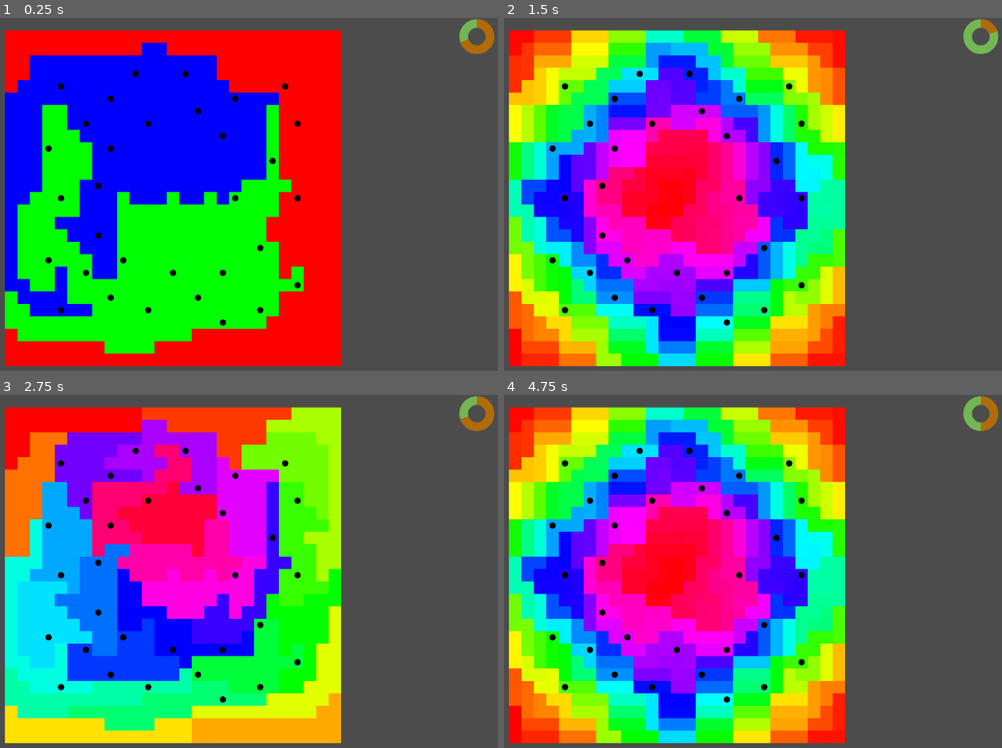
Above: before the commit, frames 1-4 (two rows, left to right).
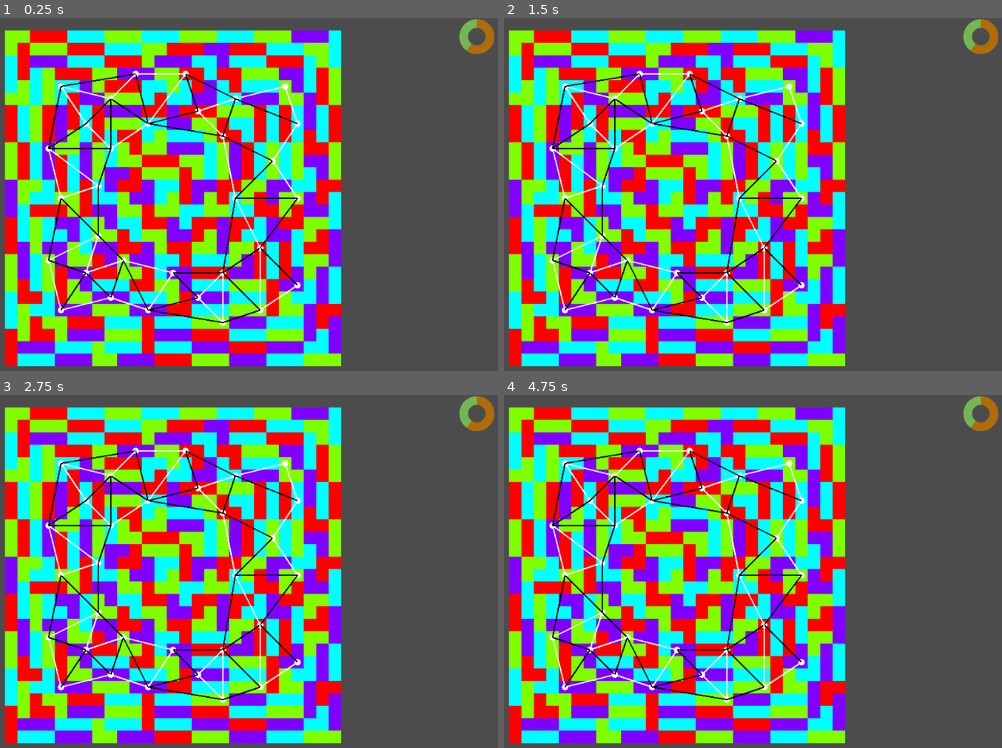
Above: after the commit, the same moments.

Repository: Pe3Hu/pononga
Game: Godot game, scene res://scenes/Game.tscn
Two runs of this game, one before a commit and one after it. Both use one fixed random seed, a clock stepped at 60 frames per second and the inputs below.
Inputs (mouse positions are in pixels of both pictures, inside the frame that each line leads up to):
- Up to frame 1 (0.25 s): no input
- Up to frame 2 (1.5 s): move the mouse to (822, 187) at 0.52 s; click (822, 187) at 0.67 s; move the mouse to (553, 222) at 1.27 s; click (553, 222) at 1.42 s
- Up to frame 3 (2.75 s): tap Enter at 2 s; move the mouse to (244, 500) at 2.02 s; click (244, 500) at 2.17 s
- Up to frame 4 (4.75 s): tap Space at 2.75 s; move the mouse to (653, 656) at 2.77 s; click (653, 656) at 2.92 s; move the mouse to (872, 638) at 3.52 s; click (872, 638) at 3.67 s; move the mouse to (outside the picture) at 4.27 s; click (outside the picture) at 4.42 s

The runs differ from the first frame. In frame 1, 59% of the frame differs, in the area x 0-95%, y 3-99%; in frame 2, 63%, in the area x 0-100%, y 3-99%; in frame 3, 63%; in frame 4, 63%.

Commit message:
version 0.011
1. village neighbors added
2. Road, Cultivator, Sect class, Arena added
3. village interior flag added

Diff:
--- a/project.godot
+++ b/project.godot
@@ -17,7 +17,8 @@
 [autoload]
 
 Global="*res://scripts/Global.gd"
-Classes="*res://scripts/Classes.gd"
+Classes_Map="*res://scripts/Classes_Map.gd"
+Classes_Arena="*res://scripts/Classes_Arena.gd"
 
 [physics]
 
--- a/scenes/Game.tscn
+++ b/scenes/Game.tscn
@@ -1,15 +1,15 @@
-[gd_scene load_steps=4 format=2]
+[gd_scene load_steps=5 format=2]
 
 [ext_resource path="res://assets/bars/ring.png" type="Texture" id=1]
 [ext_resource path="res://scripts/Game.gd" type="Script" id=2]
 [ext_resource path="res://scripts/MapDraw.gd" type="Script" id=3]
+[ext_resource path="res://scripts/ArenaDraw.gd" type="Script" id=4]
 
 [node name="Game" type="Node"]
 script = ExtResource( 2 )
 
 [node name="Timer" type="Timer" parent="."]
 wait_time = 0.05
-autostart = true
 
 [node name="TimeBar" type="TextureProgress" parent="."]
 margin_left = 960.0
@@ -28,4 +28,7 @@
 [node name="Map" type="Node2D" parent="."]
 script = ExtResource( 3 )
 
+[node name="Arena" type="Node2D" parent="."]
+script = ExtResource( 4 )
+
 [connection signal="timeout" from="Timer" to="." method="_on_Timer_timeout"]
--- /dev/null
+++ b/scripts/ArenaDraw.gd
@@ -0,0 +1,12 @@
+extends Node2D
+
+
+func _draw():
+	#for vicinitys in Global.obj.map.arr.vicinity:
+	#	for vicinity in vicinitys:
+	#		if vicinity.flag.visiable:
+	#			draw_polygon(vicinity.arr.point, PoolColorArray([vicinity.color.background]))
+	pass
+
+func _process(delta):
+	update()
--- /dev/null
+++ b/scripts/Classes_Arena.gd
@@ -0,0 +1,114 @@
+extends Node
+
+
+class Cultivator:
+	var num = {}
+
+	func _init(input_):
+		num.index = Global.num.primary_key.cultivator
+		Global.num.primary_key.cultivator += 1
+		num.stage = {}
+		num.stage.current = 0
+		num.stage.elevation = 0
+		num.stage.span = 0
+		num.stage.floor = 0
+		num.enlightenment = {}
+		num.enlightenment.current = 0
+		jump_stages(input_.stage)
+		num.damage = {}
+		num.damage.current = 10
+		num.reload = {}
+		num.reload.current = 12
+		num.health = {}
+		num.health.max = 100
+		num.health.current = num.health.max
+		num.defense = {}
+		num.defense.current = 20
+		num.defense.factor = 0
+		num.recovery = {}
+		num.recovery.health = 1
+
+	func jump_stages(value_):
+		for _i in value_:
+			next_stage()
+
+	func next_stage():
+		num.stage.current += 1
+		unpdate_enlightenment()
+		next_elevation()
+
+	func next_elevation():
+		num.stage.elevation += 1
+
+		if num.stage.elevation == Global.arr.elevation.size():
+			num.stage.span += 1
+			num.stage.elevation = 0
+
+			if num.stage.span == Global.num.span.bottleneck:
+				check_bottleneck()
+
+	func check_bottleneck():
+		var success = true
+
+		#check
+
+		if success:
+			num.stage.span = 0
+			num.stage.floor += 1
+		else:
+			num.stage.span -= 1
+			num.stage.current -= 1
+			num.stage.elevation = Global.arr.elevation.size()
+			unpdate_enlightenment()
+
+	func unpdate_enlightenment():
+		num.enlightenment.max = pow((num.stage.current+2),2)
+
+	func get_enlightenment(value_):
+		num.enlightenment.current += value_
+
+		while num.enlightenment.current >= num.enlightenment.max:
+			num.enlightenment.current -= num.enlightenment.max
+			next_stage()
+
+	func calc_defense_factor():
+		if num.defense.current > 0:
+			num.defense.factor = 100/(100+num.defense.current)
+		else:
+			num.defense.factor = -(2 - 100/(100+num.defense.current))
+
+class Sect:
+	var num = {}
+	var arr = {}
+	var flag = {}
+	var obj = {}
+
+	func _init(input_):
+		num.index = Global.num.primary_key.cultivator
+		Global.num.primary_key.cultivator += 1
+		arr.cultivator = []
+
+		init_cultivators()
+
+	func init_cultivators():
+		var strongest = Global.arr.elevation.size()*Global.num.span.bottleneck
+		var weakest = 0
+
+		for _i in range(weakest,strongest,1):
+			var prevalence = strongest-_i
+
+			for _j in prevalence:
+				var input = {}
+				input.stage = _i
+				input.sect = self
+				var cultivator = Classes_Arena.Cultivator.new(input)
+				arr.cultivator.append(cultivator)
+
+class Arena:
+	var num = {}
+	var arr = {}
+	var obj = {}
+
+	func _init(input_):
+		num.index = Global.num.primary_key.arena
+		Global.num.primary_key.arena += 1
--- a/scripts/Classes.gd
+++ b/scripts/Classes_Map.gd
@@ -22,6 +22,7 @@
 		flag.free = true
 		flag.visiable = true
 		flag.capital = false
+		obj.village = null
 		set_points()
 		num.ring = get_ring(Vector2(Global.num.map.rows/2,Global.num.map.cols/2))
 		color.background = Color().from_hsv(0,0,1.0)
@@ -98,24 +99,80 @@
 class Village:
 	var num = {}
 	var arr = {}
+	var flag = {}
 	var obj = {}
 
 	func _init(input_):
 		num.index = Global.num.primary_key.village
 		Global.num.primary_key.village += 1
 		arr.vicinity = []
+		arr.neighbor = []
+		arr.sect = []
+		arr.road = []
+		flag.arenas = false
+		flag.interior = false
+		obj.map = input_.map
 		obj.capital = input_.capital
 		obj.capital.flag.capital = true
+		obj.capital.obj.village = self
+
+		init_sects()
+
+	func init_sects():
+		var input = {}
+		input.map = obj.map
+		var sect = Classes_Arena.Sect.new(input)
+		arr.sect.append(sect)
+
+class Road:
+	var num = {}
+	var arr = {}
+	var flag = {}
+	var color = {}
+
+	func _init(input_):
+		arr.village = input_.villages
+		get_points()
+		flag.cross = false
+		set_arena(false)
+		get_distance()
+
+	func get_points():
+		arr.point = []
+
+		for village in arr.village:
+			var point = village.obj.capital.vec.center
+			arr.point.append(point)
+
+	func get_distance():
+		var begin = arr.village.front().obj.capital.vec.center
+		var end = arr.village.back().obj.capital.vec.center
+		num.d = begin.distance_to(end)
+
+	func check_straight():
+		var begin = arr.village.front().obj.capital.vec.grid
+		var end = arr.village.back().obj.capital.vec.grid
+		return !flag.cross && (begin.x == end.x || begin.y == end.y)
+
+	func set_arena(flag_):
+		flag.arena = flag_
+
+		if flag_:
+			color.line = Color.white
+		else:
+			color.line = Color.black
 
 class Map:
 	var num = {}
 	var arr = {}
+	var vec = {}
 	var flag = {}
 
 	func _init():
 		arr.vicinity = []
 		arr.region = []
 		arr.village = []
+		arr.road = []
 		flag.domain = false
 		flag.rank = false
 		init_vicinitys()
@@ -123,6 +180,7 @@
 		init_regions()
 		init_sectors()
 		init_villages()
+		init_arenas()
 
 	func init_vicinitys():
 		for _i in Global.num.map.rows:
@@ -131,8 +189,10 @@
 			for _j in Global.num.map.cols:
 				var input = {}
 				input.grid = Vector2(_j,_i)
-				var vicinity = Classes.Vicinity.new(input)
+				var vicinity = Classes_Map.Vicinity.new(input)
 				arr.vicinity[_i].append(vicinity)
+
+		vec.center = Vector2(Global.num.map.cols,Global.num.map.rows)*Global.num.vicinity.a/2 + Global.vec.map
 
 	func init_borderlands():
 		arr.borderland = []
@@ -156,8 +216,8 @@
 	func init_regions():
 		init_associates()
 		set_region_neighbors(0)
-		init_region_ranks()
-		#set_4_domains()
+		#init_region_ranks()
+		set_4_domains()
 		#while arr.region.size() < Global.num.region.ranks:
 			#var rank = arr.region.size() - 1
 
@@ -193,7 +253,7 @@
 		var input = {}
 		input.rank = rank
 		input.map = self
-		var region = Classes.Region.new(input)
+		var region = Classes_Map.Region.new(input)
 		arr.region[rank].append(region)
 		var begin = corner_vicinity(unused_)
 		region.add_vicinity(begin)
@@ -334,7 +394,6 @@
 
 		while rank < Global.num.region.ranks-1:
 			flag.rank = false
-			print("______",rank)
 			arr.region.append([])
 
 			while !flag.rank:
@@ -402,7 +461,7 @@
 
 									if free_regions.has(neighbor) && !regions.has(neighbor):
 										datas_2.append(data)
-							#print("datas_2 :",datas_2.size())
+
 							if datas_2.size() == 0:
 								print("init_region_ranks fail 0")
 								flag.rank = false
@@ -419,7 +478,7 @@
 						var input = {}
 						input.rank = rank+1
 						input.map = self
-						var new_region = Classes.Region.new(input)
+						var new_region = Classes_Map.Region.new(input)
 
 						if regions.size() != 3:
 							print("init_region_ranks fail 1")
@@ -436,7 +495,7 @@
 					var input = {}
 					input.rank = rank+1
 					input.map = self
-					var ununioned_region = Classes.Region.new(input)
+					var ununioned_region = Classes_Map.Region.new(input)
 
 					for region in ununioned_regions:
 						ununioned_region.add_region(region)
@@ -448,24 +507,8 @@
 				if flag.rank:
 					check_rank(rank+1)
 
-				print(flag.rank,arr.region[rank+1].size())
-
 			rank += 1
 			set_region_neighbors(rank)
-
-		#for regions in arr.region:
-		#	print(regions.size())
-
-		#var sum = 0
-
-		for _i in arr.region[rank].size():
-			#sum += arr.region[rank][_i].arr.vicinity.size()
-
-			for vicinity in arr.region[rank][_i].arr.vicinity:
-				var hue = float(_i)/float(arr.region[rank].size())
-				vicinity.color.background = Color().from_hsv(hue,1,1)
-
-		#print(sum, "=",Global.num.vicinity.count)
 
 	func set_4_domains():
 		var rank = 0
@@ -478,13 +521,15 @@
 				for vicinity in vicinitys:
 					var region = vicinity.arr.region[rank]
 
-					if region.flag.union && region.arr.domain.size() > 1:
-						Global.rng.randomize()
-						var index_r = Global.rng.randi_range(0, region.arr.domain.size()-1)
-						region.arr.domain = [region.arr.domain[index_r]]
-
-						for neighbor in region.arr.neighbor:
-							neighbor.update_domain_by(region)
+					#???
+					if region != null:
+						if region.flag.union && region.arr.domain.size() > 1:
+							Global.rng.randomize()
+							var index_r = Global.rng.randi_range(0, region.arr.domain.size()-1)
+							region.arr.domain = [region.arr.domain[index_r]]
+
+							for neighbor in region.arr.neighbor:
+								neighbor.update_domain_by(region)
 
 		for region in arr.region[rank]:
 			if region.flag.union:
@@ -565,7 +610,8 @@
 			var index_r = Global.rng.randi_range(0, options.size()-1)
 			var input = {}
 			input.capital = options[index_r]
-			var village = Classes.Village.new(input)
+			input.map = self
+			var village = Classes_Map.Village.new(input)
 			arr.village.append(village)
 
 			var arounds = [input.capital]
@@ -579,6 +625,231 @@
 			for around in arounds:
 				options.erase(around)
 
+		set_village_neighbors()
+
+	func set_village_neighbors():
+		for village in arr.village:
+			var arounds = [village.obj.capital]
+
+			for _i in Global.num.road.vicinity:
+				for _j in range(arounds.size()-1,-1,-1):
+					for neighbor in arounds[_j].arr.neighbor:
+						if !arounds.has(neighbor):
+							arounds.append(neighbor)
+
+			arounds.erase(village.obj.capital)
+
+			for around in arounds:
+				if around.flag.capital:
+					if !village.arr.neighbor.has(around.obj.village):
+						village.arr.neighbor.append(around.obj.village)
+						around.obj.village.arr.neighbor.append(village)
+
+			#print(village.arr.neighbor,arounds.size())
+
+		init_roads()
+
+	func init_roads():
+		for village in arr.village:
+			for neighbor in village.arr.neighbor:
+				if neighbor.num.index > village.num.index:
+					var input = {}
+					input.villages = [village,neighbor]
+					input.map = self
+					var road = Classes_Map.Road.new(input)
+					arr.road.append(road)
+
+		cut_roads()
+
+	func cut_roads():
+		var datas = []
+
+		for road in arr.road:
+			var data = {}
+			data.road = road
+			data.value = road.num.d
+			datas.append(data)
+
+		datas.sort_custom(Sorter, "sort_ascending")
+		#print(datas)
+		var cleans = []
+
+		for _i in range(datas.size()-1,-1,-1):
+			for _j in range(_i-1,-1,-1):
+				var roads = [datas[_i].road,datas[_j].road]
+
+				if Global.cross_roads(roads):
+					if roads[0].num.d ==roads[1].num.d:
+						cleans.append(datas[_j].road)
+						#_i -= 1
+					cleans.append(datas[_i].road)
+					#break
+					#roads[0].color.line = Color.white
+
+		for road in cleans:
+			arr.road.erase(road)
+
+		for road in arr.road:
+			for village in road.arr.village:
+				village.arr.road.append(road)
+
+		for road in arr.road:
+			if road.check_straight() && road.num.d >= (Global.num.road.vicinity-1)*Global.num.vicinity.a:
+				arr.road.erase(road)
+
+		#print(Global.num.road.vicinity-1)#7 too much
+		set_village_interiors()
+
+	func set_village_interiors():
+		for village in arr.village:
+			village.flag.interior = true
+			var x1 = vec.center.x
+			var y1 = vec.center.y
+			var x2 = village.obj.capital.vec.center.x
+			var y2 = village.obj.capital.vec.center.y
+
+			for road in arr.road:
+				if !road.arr.village.has(village):
+					var x3 = road.arr.village.front().obj.capital.vec.center.x
+					var y3 = road.arr.village.front().obj.capital.vec.center.y
+					var x4 = road.arr.village.back().obj.capital.vec.center.x
+					var y4 = road.arr.village.back().obj.capital.vec.center.y
+
+					var flag = Global.cross(x1,y1,x2,y2,x3,y3,x4,y4)
+
+					if flag:
+						village.flag.interior = false
+
+	func init_arenas():
+		var n = 2
+		var datas = []
+
+		for village in arr.village:
+			var data = {}
+			data.village = village
+			data.roads = village.arr.road.size()
+			data.arenas = 0
+			datas.append(data)
+
+		while datas.size() > 0:
+			var min_roads = 99
+			var max_arenas = 0
+
+			for data in datas:
+				if max_arenas < data.arenas:
+					max_arenas = data.arenas
+
+			for data in datas:
+				if data.arenas == max_arenas:
+					if min_roads > data.roads:
+						min_roads = data.roads
+
+			var options = []
+
+			for data in datas:
+				if data.arenas == max_arenas && min_roads == data.roads:
+					options.append(data)
+
+			Global.rng.randomize()
+			var index_r = Global.rng.randi_range(0, options.size()-1)
+			var data = options[index_r]
+			var fail = false
+
+			while data.arenas < n && !fail:
+				var datas_ = []
+
+				for road in data.village.arr.road:
+					if !road.flag.arena && !road.arr.village.front().flag.arenas && !road.arr.village.back().flag.arenas:
+						var data_ = {}
+						data_.road = road
+						data_.value = 0
+						var village = road.arr.village.front()
+
+						if village == data.village:
+							village = road.arr.village.back()
+
+						for road_ in village.arr.road:
+							var village_ = road_.arr.village.front()
+
+							if village_ == village:
+								village_ = road_.arr.village.back()
+
+							if !village_.flag.arenas:
+								data_.value += 1
+
+						datas_.append(data_)
+
+				if datas_.size() > 0:
+					datas_.sort_custom(Sorter, "sort_ascending")
+
+					var road = datas_[0].road
+					road.set_arena(true)
+
+					for village in road.arr.village:
+						for data_ in datas:
+							if data_.village == village:
+								data_.arenas += 1
+								data_.roads -= 1
+
+								if data_.arenas == n:
+									data_.village.flag.arenas = true
+									datas.erase(data_)
+				else:
+					datas.erase(data)
+					fail = true
+
+		datas = []
+
+		for village in arr.village:
+			if !village.flag.arenas:
+				var data = {}
+				data.arenas = 0
+				data.village = village
+
+				for road in village.arr.road:
+					if road.flag.arena:
+						data.arenas += 1
+
+				datas.append(data)
+
+		print(datas)
+
+		for data in datas:
+			if data.arenas == 0:
+				print('!')
+				var neighbors = []
+				var options = []
+
+				for neighbor in data.village.arr.neighbor:
+					neighbors.append(neighbor)
+
+				for _i in neighbors.size():
+					for road in neighbors[_i].arr.road:
+						if road.flag.arena:
+							var neighbor = road.arr.village.front()
+
+							if neighbors[_i] == road.arr.village.front():
+								neighbor = road.arr.village.back()
+
+							if data.village.arr.neighbor.has(neighbor):
+								options.append(road)
+
+				Global.rng.randomize()
+				var index_r = Global.rng.randi_range(0, options.size()-1)
+				var road = options[index_r]
+				road.set_arena(false)
+
+				for village in road.arr.village:
+					for road_ in village.arr.road:
+						if road_.arr.village.has(data):
+							road_.set_arena(true)
+
+				data.village.flag.arenas = true
+				datas.erase(data)
+
+			if !data.village.flag.interior:
+				pass
+
 	func check_border(grid_):
 		return grid_.x >= 0 && grid_.x < Global.num.map.cols && grid_.y >= 0 && grid_.y < Global.num.map.rows
 
--- a/scripts/Game.gd
+++ b/scripts/Game.gd
@@ -2,8 +2,7 @@
 
 
 func _ready():
-	Global.obj.map = Classes.Map.new()
-
+	Global.obj.map = Classes_Map.Map.new()
 #	Global.rng.randomize()
 #	var index_r = Global.rng.randi_range(0, options.size()-1)
 #	datas.sort_custom(Sorter, "sort_ascending")
@@ -16,7 +15,7 @@
 func _input(event):
 	if event is InputEventMouseButton:
 		if Global.flag.click:
-			Global.next_rank()
+			#Global.next_rank()
 			Global.flag.click = !Global.flag.click
 		else:
 			Global.flag.click = !Global.flag.click
--- a/scripts/Global.gd
+++ b/scripts/Global.gd
@@ -38,13 +38,24 @@
 	num.village.estrangement = 3
 
 	num.rank = {}
-	num.rank.current = num.region.ranks-1
+	num.rank.current = num.region.ranks-2
+
+	num.road = {}
+	num.road.width = 2
+	num.road.vicinity = num.village.estrangement*2+1
+
+	num.span = {}
+	num.span.bottleneck = 3
+
 
 func init_primary_key():
 	num.primary_key = {}
 	num.primary_key.vicinity = 0
 	num.primary_key.region = 0
 	num.primary_key.village = 0
+	num.primary_key.cultivator = 0
+	num.primary_key.sect = 0
+	num.primary_key.arena = 0
 
 func init_dict():
 	init_window_size()
@@ -74,6 +85,7 @@
 		Vector2(-1, 0)
 	]
 	arr.domain = [0,1,2,3]
+	arr.elevation = ["Fossa","Hill","Peak"]
 
 func init_node():
 	node.TimeBar = get_node("/root/Game/TimeBar")
@@ -84,7 +96,7 @@
 	flag.stop = false
 
 func init_vec():
-	vec.map = dict.window_size.center - Vector2(num.map.cols*num.vicinity.a/2,num.map.rows*num.vicinity.a/2)
+	vec.map = dict.window_size.center - Vector2(num.map.cols,num.map.rows)*num.vicinity.a/2
 
 func _ready():
 	init_dict()
@@ -121,3 +133,54 @@
 		for vicinity in obj.map.arr.region[num.rank.current][_i].arr.vicinity:
 			var hue = float(_i)/float(obj.map.arr.region[num.rank.current].size())
 			vicinity.color.background = Color().from_hsv(hue,1,1)
+
+func cross_roads(roads_):
+	var capitals = []
+
+	for road in roads_:
+		for village in road.arr.village:
+			if !capitals.has(village.obj.capital):
+				capitals.append(village.obj.capital)
+
+	if capitals.size() != 4:
+		#print(capitals.size())
+		return false
+
+	var x1 = roads_[0].arr.village.front().obj.capital.vec.center.x
+	var y1 = roads_[0].arr.village.front().obj.capital.vec.center.y
+	var x2 = roads_[0].arr.village.back().obj.capital.vec.center.x
+	var y2 = roads_[0].arr.village.back().obj.capital.vec.center.y
+	var x3 = roads_[1].arr.village.front().obj.capital.vec.center.x
+	var y3 = roads_[1].arr.village.front().obj.capital.vec.center.y
+	var x4 = roads_[1].arr.village.back().obj.capital.vec.center.x
+	var y4 = roads_[1].arr.village.back().obj.capital.vec.center.y
+
+	if cross(x1,y1,x2,y2,x3,y3,x4,y4):
+		roads_[0].flag.cross = true
+		roads_[1].flag.cross = true
+		return true
+	else:
+		return false
+
+func cross(x1_,y1_,x2_,y2_,x3_,y3_,x4_,y4_):
+	var n = -1
+
+	if y2_ - y1_ != 0:
+		var q = (x2_ - x1_) / (y1_ - y2_)
+		var sn = (x3_ - x4_) + (y3_ - y4_) * q
+		if !sn:
+			return false
+		var fn = (x3_ - x1_) + (y3_ - y1_) * q
+		n = fn / sn
+	else:
+		if !(y3_ - y4_):
+			return false
+		n = (y3_ - y1_) / (y3_ - y4_)
+
+	var x = x3_ + (x4_ - x3_) * n
+	var y = y3_ + (y4_ - y3_) * n
+
+	var first = min(x1_,x2_) <= x && x <= max(x1_,x2_) && min(y1_,y2_) <= y && y <= max(y1_,y2_)
+	var second = min(x3_,x4_) <= x && x <= max(x3_,x4_) && min(y3_,y4_) <= y && y <= max(y3_,y4_)
+
+	return first && second
--- a/scripts/MapDraw.gd
+++ b/scripts/MapDraw.gd
@@ -7,7 +7,19 @@
 			if vicinity.flag.visiable:
 				draw_polygon(vicinity.arr.point, PoolColorArray([vicinity.color.background]))
 			if vicinity.flag.capital:
-				draw_circle(vicinity.vec.center, Global.num.vicinity.a/4, Color(0.0, 0.0, 0.0))
+				var color = Color.black
+
+				if vicinity.obj.village.flag.arenas:
+					color = Color.white
+
+				#if vicinity.obj.village.flag.interior:
+				#	color  = Color.blue
+
+
+				draw_circle(vicinity.vec.center, Global.num.vicinity.a/4, color)
+
+	for road in Global.obj.map.arr.road:
+			draw_line(road.arr.point.front(), road.arr.point.back(), road.color.line, Global.num.road.width)
 
 func _process(delta):
 	update()
